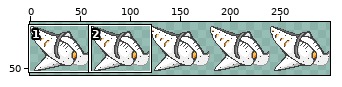
File history of a sprite sheet, avalimmech/vehicles/modularmech/body/avali_front.png. Above: a wide view before the commit, with the close-up outlined.
Close-up. Before the commit:
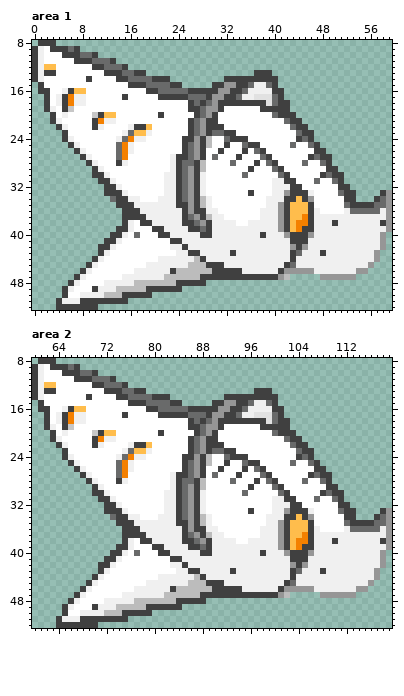
The file is 300x58 pixels. Shown: area 1: x 0..59, y 8..52; area 2: x 60..119, y 8..52. The wide view leaves out empty margins. The commit also changed other parts of the picture, which this record leaves out.
After the commit:
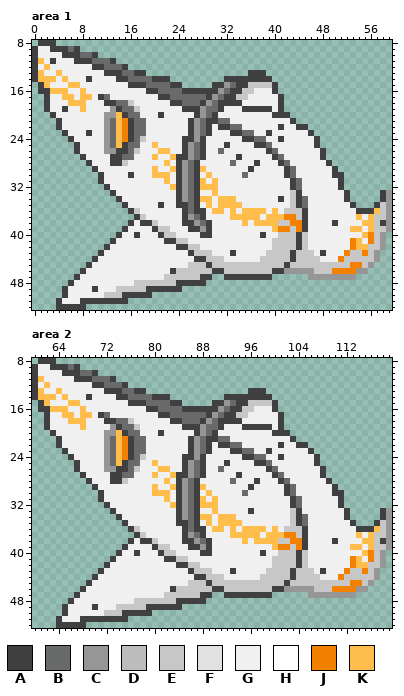
Palette (. is transparent): A #404040  B #696a6a  C #969696  D #bcbcbc  E #c7c7c7  F #e1e1e1  G #f0f0f0  H #ffffff  J #f48000  K #ffbd4c
Diff:
Changed rows in their new state; - is an unchanged pixel.
Area 1:
first column x 1:
 9 -G--------------------------------------------------------
10 -GGG------------------------------------------------------
11 KGAGGG----------------------------------------------------
12 --GGGGGGG-------------------------------------------------
13 KGGKGGGGGGG------------------------A--.-------------------
14 KKKGKGGG-GGGG--------------------------.------------------
15 -KGGGKKGGGGGGGG-----------------B--EEEE-------------------
16 --KKKGG-GGGGGGGGGG------A------B--EE----.-----------------
17 --G-KK-KKGABGGGGGGGG--BBB-----B--EE-GGGG------------------
18 --G-GKKKGGGAABBEGGGGGGAABB--CB----GGGGGG-.----------------
19 ---G-GGKGGGGCABBEGGGGGGGA--CBB-GGGAAA--G-.----------------
20 ---G-GGGGGGCCKABBGGG-GGGGG-CB-GGGGGGGGGA--.---------------
21 --.AGGGGGGGCBKJABBGGGGGGG-CB--BBGGGGGGGGGG-.--------------
22 -----GGGGG-CBKJABBGGGGGGG-CB-G-ABBGGGGGGAGG---------------
23 -----GGGAGGCBKJABB-GGGGGG-CB-GGG-ABBGGAGGGGGG-------------
24 ----.AGGGGGCBKJABEGGGGGG----GGGGGG-ABBGGAGGGGGA-----------
25 -----.AGGGGCBKABBGGKGGGG-CB-GGG-GGGG-ABGGGGGGG------------
26 --------GGGCCAABEGGGKKGG-CB-GGBGGGGGGGABGGGGGGG-----------
27 ---------GGGAABBGGGKGGK--CB-GGGGG-GGGGGABGGGGGG-.---------
28 ----------GGA-EGGGGGGK--C--GGGGG-GGG-GGGABGGGGGG----------
29 -----------GGGGGGGGKGGK-CB-KGGGGGGG-GGGGGABGGGGGG---------
30 ---------.--GGGAGGGKKK--CB--KGGGGG-GGGGGG-BGGGGGG---------
31 -----------G-GGGGGGGGK--CB-KGKGGGGGGGGG--G-BGGGGGG--------
32 ------------G-GGGGGGG-K-CB-KKKGGGGGGGGG----BGGGGGG-.------
33 -----------.-G-GGGGGG---CB--GKGGGGGGGGG--GE-G-GGGGG-.-----
34 ------------.-G--GGG----CB-KKGKKKGGGGG--AGEABGGGGGG-.---.A
35 -------------.-G----A----B-GKGKKKKGGGG--GGEABGGGGGGG-...AE
36 --------------.-E--------B---KKGKGKKKK-KGEEEAG-GGGG-GAAAKE
37 --------------..-E-------CB-G--GKKKKK-KKKJJEAG-------K-KEE
38 --------------.AG--E------CB-----GK-KKKKEEJ-AG--------KKE-
39 -------------.--GGG-EE-----C-----------KJJE--G------KK-KEE
40 ------------.--GAGGG-EE-----------------EEE-EG--------KJE-
41 -----------.--GGGGGGGA-EE--------------EEEE-E-------JK-JE-
42 ----------.--GGGGGGGGG-A-EE------------EEEE-E-------JKKEE-
43 ------------GGGGGGGGGGG---EEE---------EEEE-EEE-----JEEJE--
44 -----------GGGGGGGGG------A-EEE------EEEEE-EEEE---JEEEEE--
45 ----------GGGGGGGG-------EEE-EEEEEEEEEEEE-EEEEEEEEEEJJE---
46 ---------GGGGGGG-------EEEEEE--EEEEEEEEA------EEEJJJJ-----
47 --------GGGGGG-------EEEEEE--..--------...---CC-----------
48 -------GGGG-----EEEEEEE-----------------------------------
49 ------GGG----EEEEE----------------------------------------
50 -----GG----EEE--------------------------------------------
52 --------..------------------------------------------------
Area 2:
first column x 61:
 9 -G--------------------------------------------------------
10 -GGG------------------------------------------------------
11 KGGGGG----------------------------------------------------
12 --GGGGGGG-------------------------------------------------
13 KGGKGGGGGGG------------------------A--.-------------------
14 KKKGKGGG-GGGG--------------------------.------------------
15 -KGGGKKGGGGGGGG-----------------B--EEEE-------------------
16 --KKKGG-GGGGGGGGGG------A------B--EE----.-----------------
17 --G-KK-KKGABGGGGGGGG--BBB-----B--EE-GGGG------------------
18 --G-GKKKGGGAABBEGGGGGGAABB--CB----GGGGGG-.----------------
19 ---GGGGKGGGGCABBEGGGGGGGA--CBB-GGGAAA--G-.----------------
20 ---G-GGGGGGCCKABBGGG-GGGGG-CB-GGGGGGGGGA--.---------------
21 --.AGGGGGGGCBKJABBGGGGGGG-CB--BBGGGGGGGGGG-.--------------
22 -----GGGGG-CBKJABBGGGGGGG-CB-G-ABBGGGGGGAGG---------------
23 -----GGGGGGCBKJABB-GGGGGG-CB-GGG-ABBGGAGGGGGG-------------
24 ----.AGGGGGCBKJABEGGGGGG----GGGGGG-ABBGGAGGGGGA-----------
25 -----.AGGGGCBKABBGGKGGGG-CB-GGG-GGGG-ABGGGGGGG------------
26 --------GGGCCAABEGGGKKGG-CB-GGBGGGGGGGABGGGGGGG-----------
27 ---------GGGAABBGGGKGGK--CB-GGGGG-GGGGGABGGGGGG-.---------
28 ----------GGA-EGGGGGGK--C--GGGGG-GGG-GGGABGGGGGG----------
29 -----------GGGGGGGGKGGK-CB-KGGGGGGG-GGGGGABGGGGGG---------
30 ---------.--GGGGGGGKKK--CB--KGGGGG-GGGGGG-BGGGGGG---------
31 -----------G-GGGGGGGGK--CB-KGKGGGGGGGGG--G-BGGGGGG--------
32 ------------G-GGGGGGG-K-CB-KKKGGGGGGGGG----BGGGGGG-.------
33 -----------.-G-GGGGGG---CB--GKGGGGG-GGG--GE-G-GGGGG-.-----
34 ------------.-G--GGG----CB-KKGKKKGGGGG---GEABGGGGGG-.---.A
35 -------------.-G---------B-GKGKKKKGGGG--GGEABGGGGGGG-...AE
36 --------------.-E--------B---KKGKGKKKK-KGEEEAG-GGGG-GAAAKE
37 --------------..-E-------CB-G--GKKKKK-KKKJJEAG-------K-KEE
38 --------------.AG--E------CB-----GK-KKKKEEJ-AG--------KKE-
39 -------------.--GGG-EE-----C-----------KJJE--G------KK-KEE
40 ------------.--GAGGG-EE-----------------EEE-EG--------KJE-
41 -----------.--GGGGGGGA-EE--------------EEEE-E-------JK-JE-
42 ----------.--GGGGGGGGG-A-EE------------EEEE-E-------JKKEE-
43 ------------GGGGGGGGGGG---EEE---------EEEE-EEE-----JEEJE--
44 -----------GGGGGGGGG------A-EEE------EEEEE-EEEE---JEEEEE--
45 ----------GGGGGGGG-------EEE-EEEEEEEEEEEE-EEEEEEEEEEJJE---
46 ---------GGGGGGG-------EEEEEE--EEEEEEEEA------EEEJJJJ-----
47 --------GGGGGG-------EEEEEE--..--------...---CC-----------
48 -------GGGG-----EEEEEEE-----------------------------------
49 ------GGG----EEEEE----------------------------------------
50 -----GG----EEE--------------------------------------------
52 --------..------------------------------------------------
Where, in picture pixels (left, top, right, bottom), the same in both close-ups:
changed: (38, 46, 386, 310)
changed: (38, 364, 386, 628)
